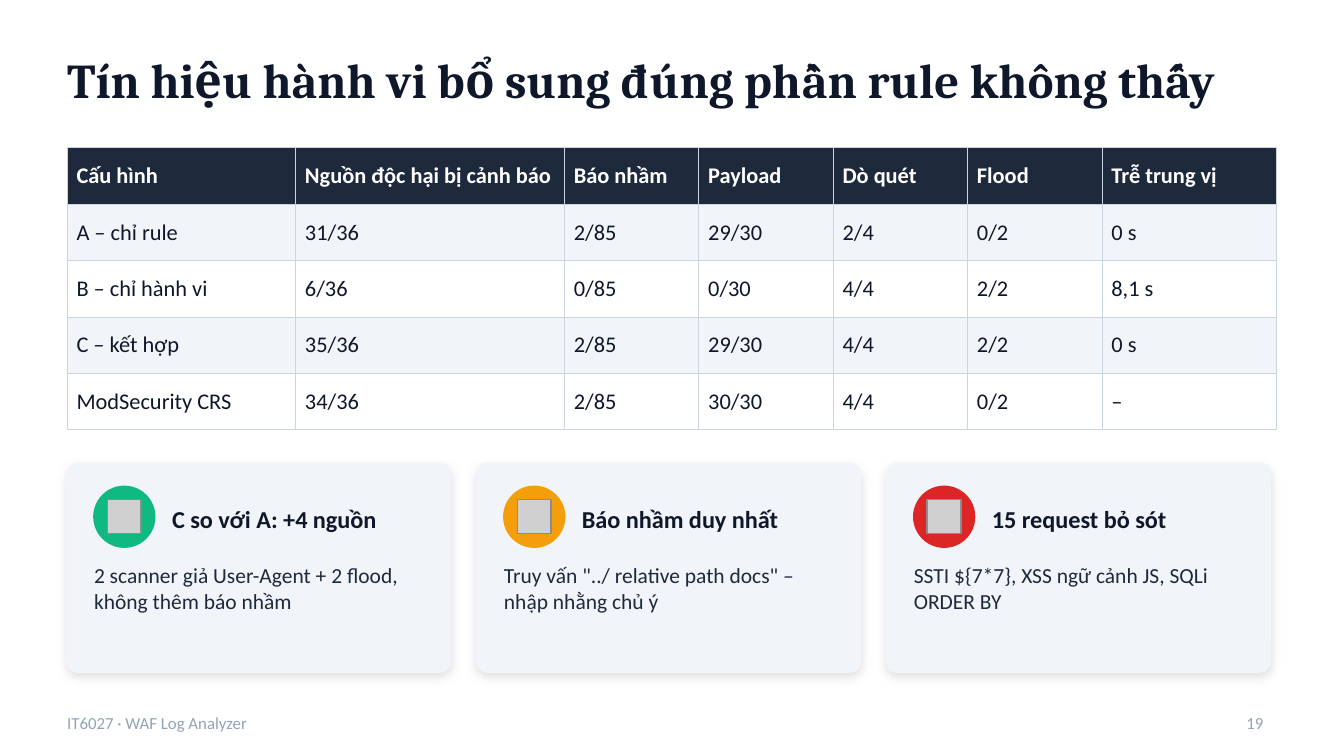
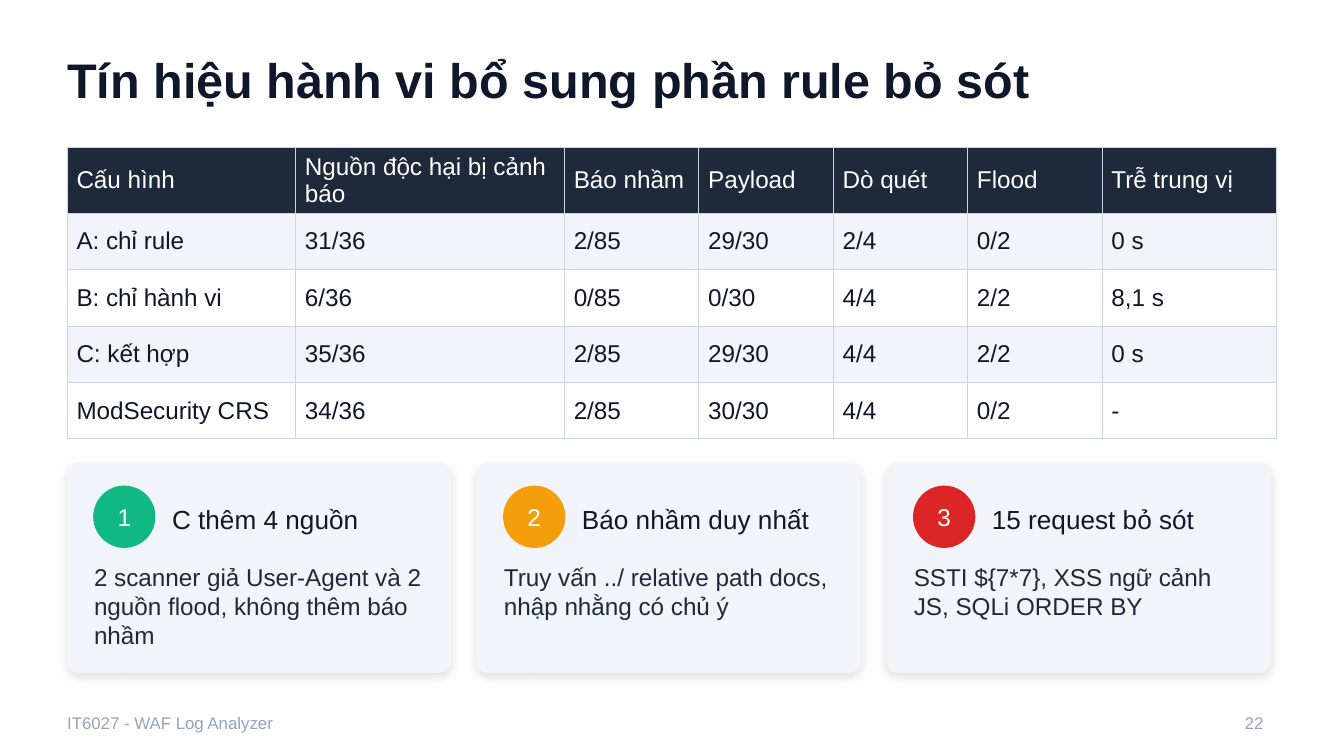
Before and after one commit to tranbadat/IT6027, a slide deck: slide 22 of docs/report/Slide_WAF_Log_Analyzer.pptx (slide 19 before the commit). Drawn at 1344x756 pixels with LibreOffice and Linux fonts; fonts in the diff are those of the drawing; grey boxes stand for pictures. Boxes give left, top, right and bottom in pixels: in the first picture for what was removed or moved away, otherwise in the second. Text is boxed around its words. In the diff, an @@ line names an element or a change of style, - is before the commit and + after.

```diff
--- a/docs/report/Slide_WAF_Log_Analyzer.pptx
+++ b/docs/report/Slide_WAF_Log_Analyzer.pptx
@@ title at [67,60,1030,108]: text changed; font Cambria to Arial @@
-Tín hiệu hành vi bổ sung đúng phần rule không thấy
+Tín hiệu hành vi bổ sung phần rule bỏ sót
@@ table at [67,148,1277,428] @@
-row 2, column 1: A – chỉ rule
+row 2, column 1: A: chỉ rule
-row 3, column 1: B – chỉ hành vi
+row 3, column 1: B: chỉ hành vi
-row 4, column 1: C – kết hợp
+row 4, column 1: C: kết hợp
-row 5, column 7: –
+row 5, column 7: -
@@ size 12 to 13 pt, font Calibri to Arial in "Cấu hình", "Nguồn độc hại bị cảnh báo", "Báo nhầm", "Payload" and 27 more places @@
@@ bold off in "Cấu hình", "Nguồn độc hại bị cảnh báo", "Báo nhầm", "Payload" and 3 more places @@
@@ picture removed at [108,500,141,534] @@
@@ text in ellipse at [118,509,132,526]: text added @@
+1
@@ text at [172,509,358,535]: text changed; size 13 to 14 pt; font Calibri to Arial; bold off @@
-C so với A: +4 nguồn
+C thêm 4 nguồn
@@ picture removed at [517,500,551,534] @@
@@ text in ellipse at [527,509,541,526]: text added @@
+2
@@ text "Báo nhầm duy nhất" at [582,509,809,535]: size 13 to 14 pt, font Calibri to Arial, bold off @@
@@ picture removed at [927,500,961,534] @@
@@ text in ellipse at [937,509,951,527]: text added @@
+3
@@ text "15 request bỏ sót" at [992,509,1194,535]: size 13 to 14 pt, font Calibri to Arial, bold off @@
@@ text at [94,568,422,645]: text changed; size 11.5 to 13 pt; font Calibri to Arial @@
-2 scanner giả User-Agent + 2 flood, không thêm báo nhầm
+2 scanner giả User-Agent và 2 nguồn flood, không thêm báo nhầm
@@ text at [504,567,827,620]: text changed; size 11.5 to 13 pt; font Calibri to Arial @@
-Truy vấn "../ relative path docs" – nhập nhằng chủ ý
+Truy vấn ../ relative path docs, nhập nhằng có chủ ý
@@ text "SSTI ${7*7}, XSS ngữ cảnh ..." at [914,568,1212,620]: size 11.5 to 13 pt, font Calibri to Arial @@
@@ text at [67,717,272,733]: text changed; font Calibri to Arial @@
-IT6027 · WAF Log Analyzer
+IT6027 - WAF Log Analyzer
@@ page number at [1245,717,1264,729]: text changed; font Calibri to Arial @@
-19
+22
```
Also in this commit, not shown: 20 other slides changed, 3 slides added, 4 other files.
